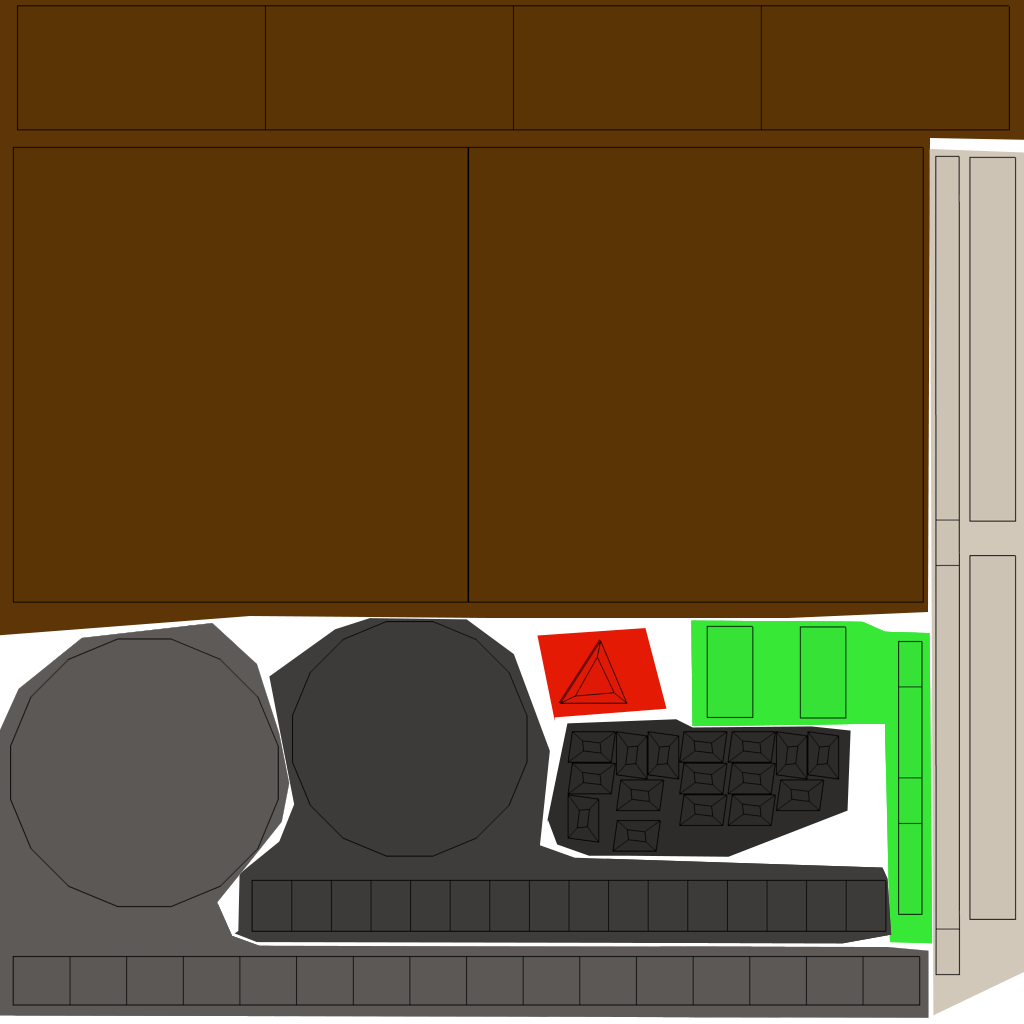
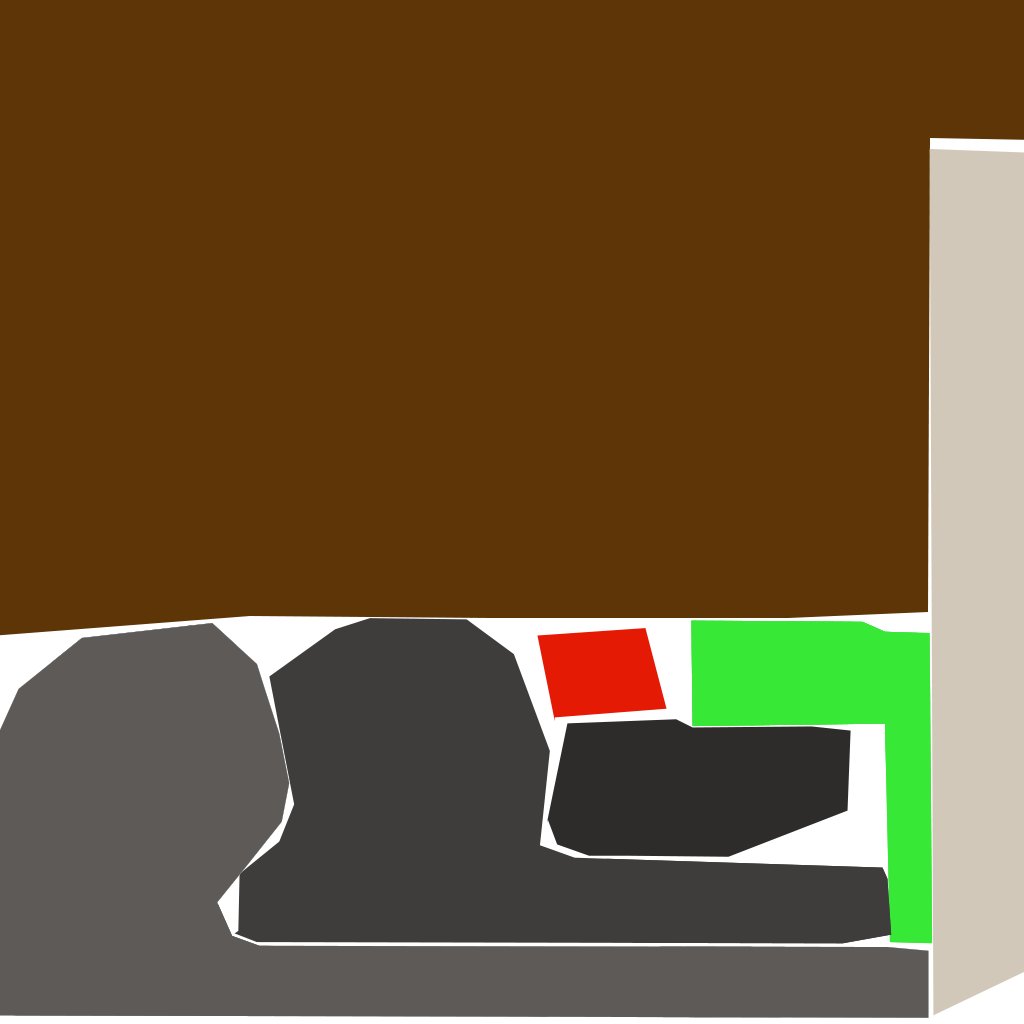
Layer changes from the first 1024 × 1024 image to the second:
hid "Capa 8" over [10, 5, 1017, 1006]
